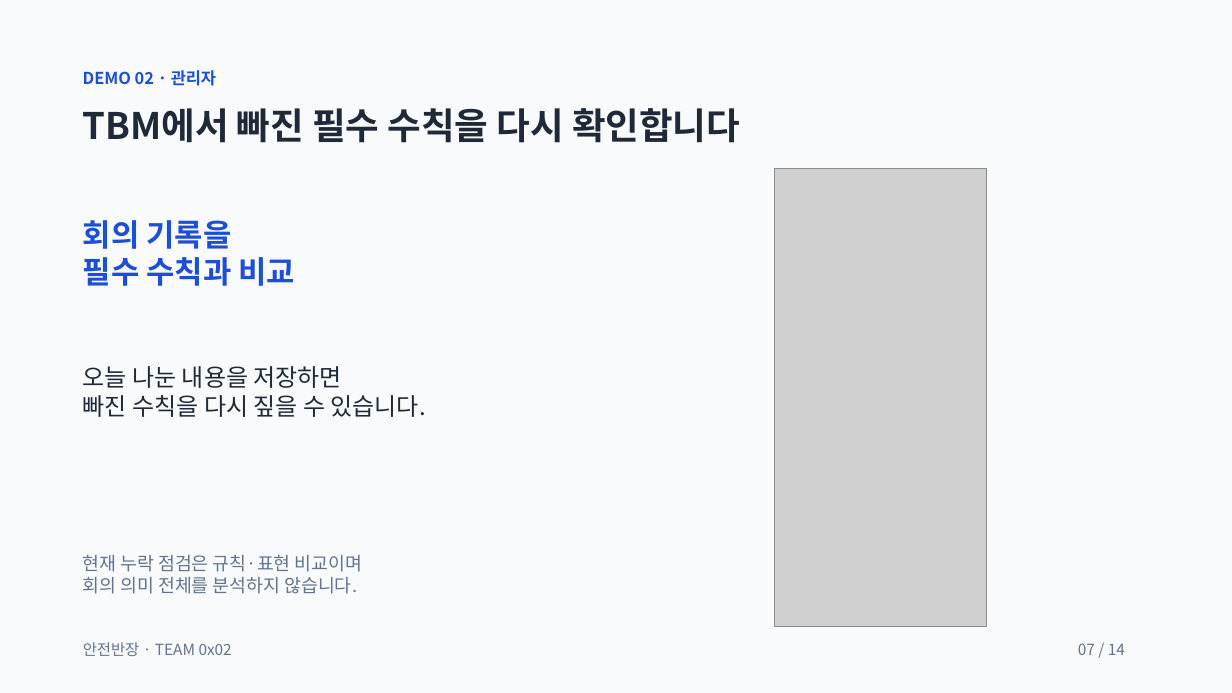
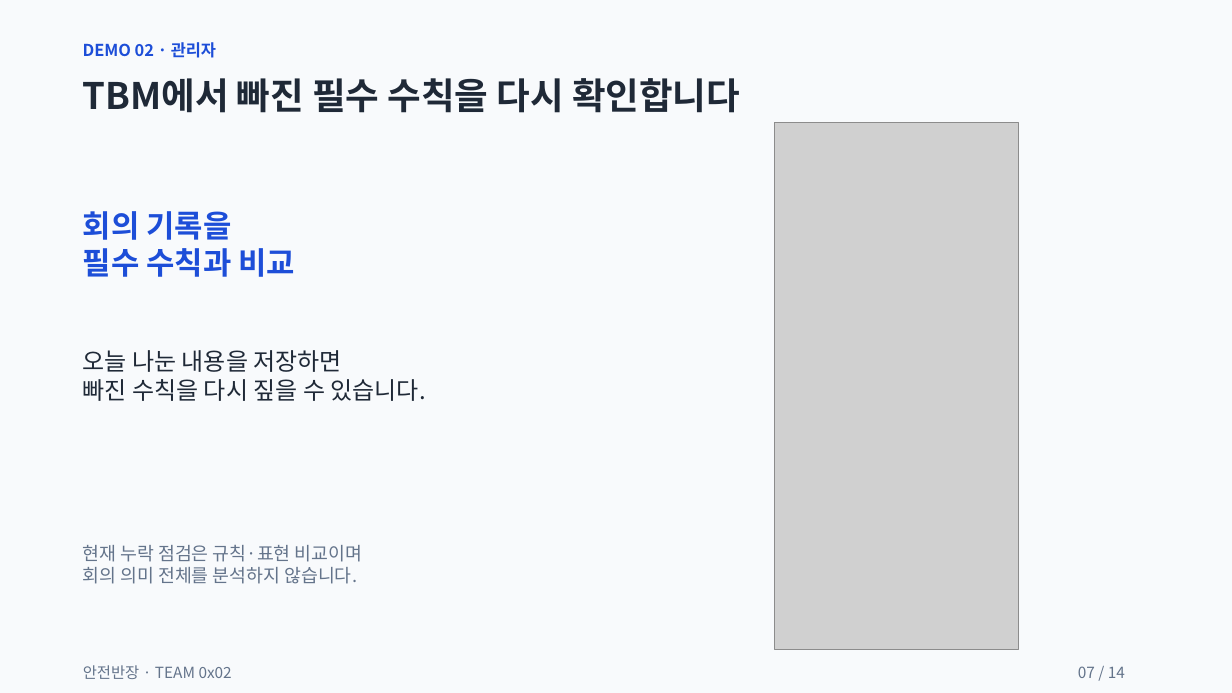
Before and after one commit to CheonjiKim/0x02-anjeon-banjang, a slide deck: slide 7 of presentation/finals/안전반장_4분·10분_공용.pptx. Drawn at 1232x693 pixels with LibreOffice and Linux fonts; fonts in the diff are those of the drawing; grey boxes stand for pictures; background and template pictures are left out. Boxes give left, top, right and bottom in pixels: in the first picture for what was removed or moved away, otherwise in the second. Text is boxed around its words. In the diff, an @@ line names an element or a change of style, - is before the commit and + after.

Commit message:
fix: enlarge presentation demo captures by fifteen percent

```diff
--- a/presentation/finals/안전반장_4분·10분_공용.pptx
+++ b/presentation/finals/안전반장_4분·10분_공용.pptx
@@ text "DEMO 02 · 관리자" moved from (x1=83, y1=70, x2=216, y2=86) to (x1=83, y1=42, x2=216, y2=58) @@
@@ text "TBM에서 빠진 필수 수칙을 다시 ..." moved from (x1=83, y1=108, x2=740, y2=143) to (x1=83, y1=78, x2=740, y2=113) @@
@@ picture resized from (x1=775, y1=168, x2=987, y2=627) to (x1=775, y1=122, x2=1019, y2=649) @@
@@ text "회의 기록을" moved from (x1=83, y1=220, x2=295, y2=286) to (x1=83, y1=211, x2=295, y2=277) @@
@@ text "오늘 나눈 내용을 저장하면" moved from (x1=83, y1=366, x2=426, y2=417) to (x1=83, y1=350, x2=426, y2=401) @@
@@ text "현재 누락 점검은 규칙·표현 비교이며" moved from (x1=83, y1=555, x2=362, y2=594) to (x1=83, y1=545, x2=362, y2=584) @@
@@ text "안전반장 · TEAM 0x02" moved from (x1=83, y1=642, x2=232, y2=656) to (x1=83, y1=665, x2=232, y2=679) @@
@@ text "07 / 14" moved from (x1=1078, y1=643, x2=1125, y2=655) to (x1=1078, y1=666, x2=1125, y2=678) @@
```
Also in this commit, not shown: 4 other slides changed, 1 other file.
